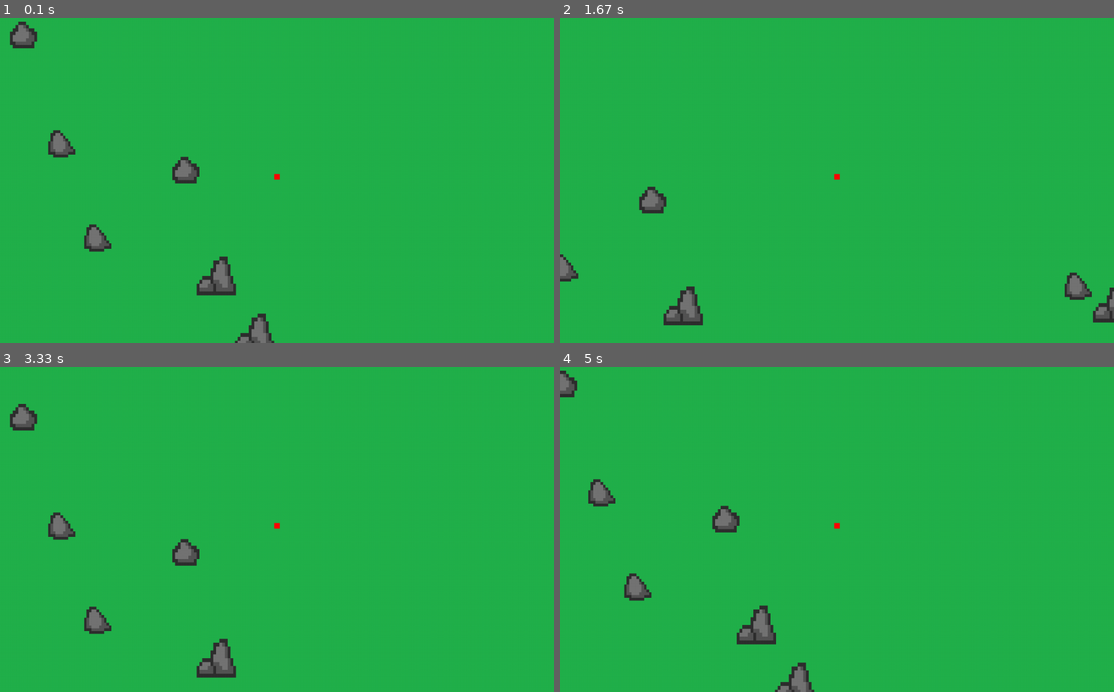
Above: before the commit, frames 1-4 (two rows, left to right).
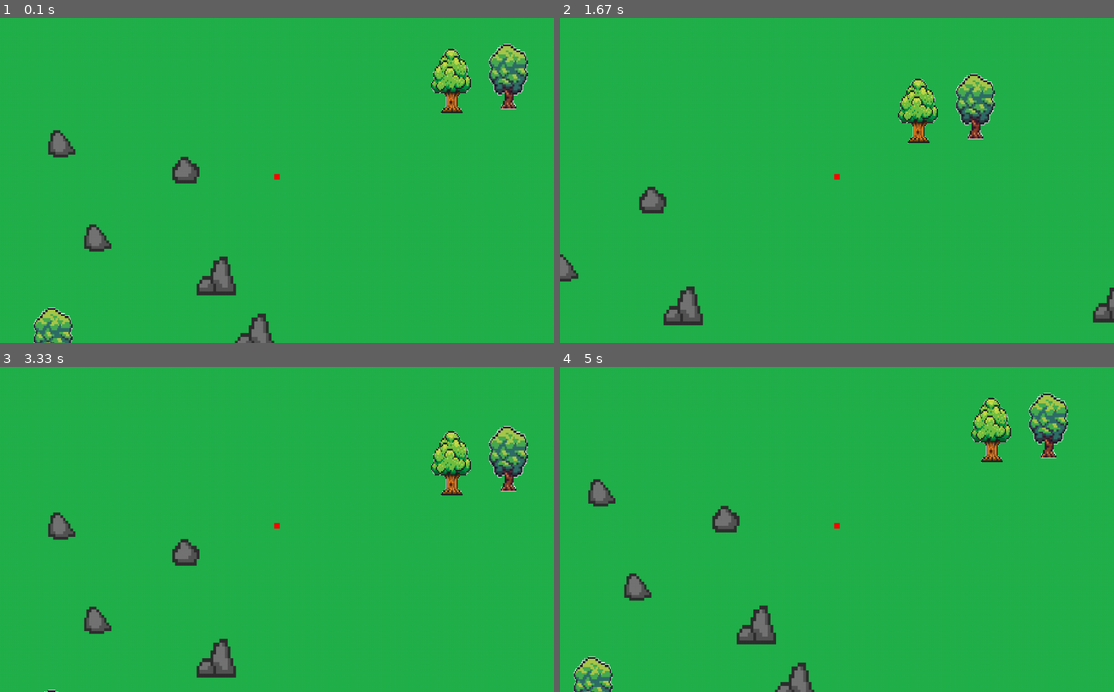
Above: after the commit, the same moments.

Repository: Manan-200/Python
Game: pygame game, started from Games/Indie_game/indie_game.py
Two runs of this game, one before a commit and one after it. Both use one fixed random seed, a clock stepped at 60 frames per second and the inputs below.
Inputs:
- Up to frame 1 (0.1 s): no input
- Up to frame 2 (1.67 s): hold D 0.33-0.8 s; hold W 0.83-1.13 s; hold D 1.17-1.63 s
- Up to frame 3 (3.33 s): hold A 1.67-2.2 s; hold S 2.23-2.53 s; hold A 2.57-2.97 s; hold W from 3 s (still down)
- Up to frame 4 (5 s): release W at 3.37 s; hold D 3.4-4.03 s; hold S 4.07-4.43 s; hold A 4.47-4.93 s; hold D from 4.97 s (still down)

The runs differ from the first frame. In frame 1, 2.9% of the frame differs, in the area x 1-96%, y 1-100%; in frame 2, 2.2%; in frame 3, 2.2%; in frame 4, 2.8%.

Commit message:
New trees

Diff:
--- a/Games/Indie_game/indie_game.py
+++ b/Games/Indie_game/indie_game.py
@@ -8,7 +8,8 @@
 bg_x, bg_y = -500, -500
 fps = 60
 rock_w, rock_h = 50, 50
-rock_list = []
+tree_w, tree_h = 75, 120
+rock_list, tree_list = [], []
 clock = pygame.time.Clock()
 
 #Window
@@ -26,7 +27,14 @@
 rock_img_5 = pygame.transform.scale(pygame.image.load(os.path.join("assets", "rock_imgs", "rock_img_5.png")), (rock_w, rock_h))
 rock_img_6 = pygame.transform.scale(pygame.image.load(os.path.join("assets", "rock_imgs", "rock_img_6.png")), (rock_w + 25, rock_h + 25))
 rock_img_7 = pygame.transform.scale(pygame.image.load(os.path.join("assets", "rock_imgs", "rock_img_7.png")), (rock_w + 25, rock_h + 25))
-#Removing background
+#Tree images
+tree_img_1 = pygame.transform.scale(pygame.image.load(os.path.join("assets", "tree_imgs", "tree_img_1.png")), (tree_w, tree_h))
+tree_img_2 = pygame.transform.scale(pygame.image.load(os.path.join("assets", "tree_imgs", "tree_img_2.png")), (tree_w, tree_h))
+tree_img_3 = pygame.transform.scale(pygame.image.load(os.path.join("assets", "tree_imgs", "tree_img_3.png")), (tree_w, tree_h))
+#tree_img_4 = pygame.transform.scale(pygame.image.load(os.path.join("assets", "tree_imgs", "tree_img_4.png")), (tree_w, tree_h))
+#tree_img_5 = pygame.transform.scale(pygame.image.load(os.path.join("assets", "tree_imgs", "tree_img_5.png")), (tree_w, tree_h))
+#tree_img_6 = pygame.transform.scale(pygame.image.load(os.path.join("assets", "tree_imgs", "tree_img_6.png")), (tree_w, tree_h))
+#Removing background of rocks
 rock_img_1.set_colorkey((255, 255, 255))
 rock_img_2.set_colorkey((246, 246, 246))
 rock_img_3.set_colorkey((255, 255, 255))
@@ -34,6 +42,13 @@
 rock_img_5.set_colorkey((220, 240, 244))
 rock_img_6.set_colorkey((220, 240, 244))
 rock_img_7.set_colorkey((220, 240, 244))
+#Removing background of trees
+tree_img_1.set_colorkey((255, 255, 255))
+tree_img_2.set_colorkey((255, 255, 255))
+tree_img_3.set_colorkey((0, 0, 0))
+#tree_img_4.set_colorkey((255, 255, 255))
+#tree_img_5.set_colorkey((255, 255, 255))
+#tree_img_6.set_colorkey((255, 255, 255))
 
 #Player object
 class Player:
@@ -53,15 +68,23 @@
         self.y = random.randrange(1, bg_img.get_height() - 50)
         self.img = random.choice([rock_img_4, rock_img_5, rock_img_6, rock_img_7])
     def draw(self):
-        """self.Rect = pygame.Rect(bg_x + self.x, bg_y + self.y, 10, 10)
-        pygame.draw.rect(win, (128, 132, 135), self.Rect)"""
+        win.blit(self.img, (bg_x + self.x, bg_y + self.y))
+
+class Tree:
+    def __init__(self):
+        self.x = random.randrange(1, bg_img.get_width() - 50)
+        self.y = random.randrange(1, bg_img.get_height() - 50)
+        self.img = random.choice([tree_img_1, tree_img_2])
+    def draw(self):
         win.blit(self.img, (bg_x + self.x, bg_y + self.y))
 
 #Creating player and rock objects
 player = Player(width/2, height/2, 10, 10)
-while len(rock_list) < 25:
+for i in range(20):
         rock = Rock()
+        tree = Tree()
         rock_list.append(rock)
+        tree_list.append(tree)
 
 #Main loop
 running = True
@@ -94,5 +117,7 @@
     player.draw()
     for rock in rock_list:
         rock.draw()
+    for tree in tree_list:
+        tree.draw()
 
     pygame.display.update()
Binary file added: Games/Indie_game/assets/tree_imgs/tree_img_1.png
Binary file added: Games/Indie_game/assets/tree_imgs/tree_img_2.png
Binary file added: Games/Indie_game/assets/tree_imgs/tree_img_3.png
